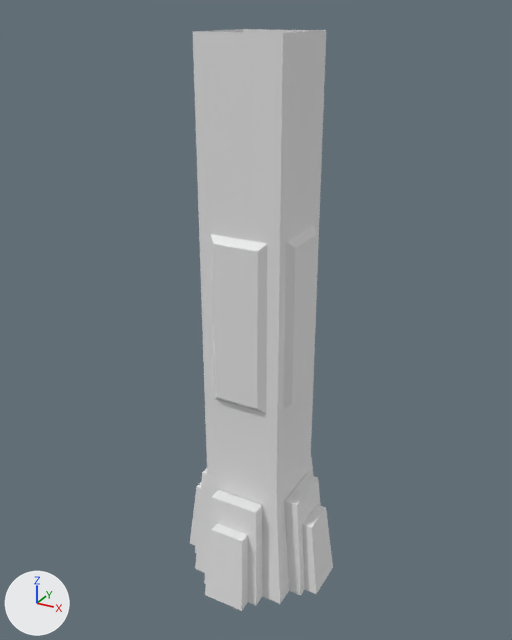
Renders of the FBX model Content/Enviro/Mesh/ThroneRoom/SM_PillarBig.fbx from each side of a commit.
Both versions are drawn from a camera (50 mm lens) standing at (27.8, -51.3, 52.5) and looking at (-0.6, 0.3, 26.7). The axes (+X, +Y, +Z) are drawn at lower left. The lights are the same throughout. Where no turn or scale is listed for an object, it has been applied to the vertices.

In view in the first picture: 'SM_PillarBig'.
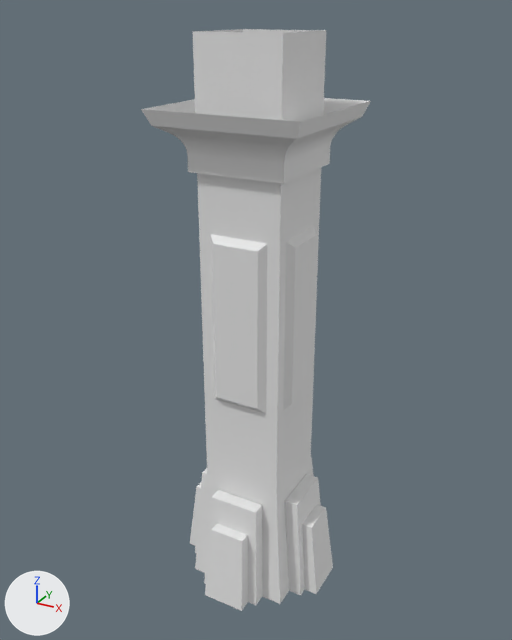
Patch to the scene script:
```diff
--- a/Content/Enviro/Mesh/ThroneRoom/SM_PillarBig.fbx.py
+++ b/Content/Enviro/Mesh/ThroneRoom/SM_PillarBig.fbx.py
@@ me_cube_007 @@
 # used by ob_sm_pillarbig; location = (0.0, 0.0, 0.0)
-me_cube_007.from_pydata(...)  # 154 vertices, 133 faces; spans x -7.4..7.4, y -7.4..7.4, z 0.0..50.9
+me_cube_007.from_pydata(...)  # 210 vertices, 185 faces; spans x -7.4..7.4, y -7.4..7.4, z 0.0..50.9
+# me_cube_007 part 1: a new loose piece of 56 vertices spanning x -6.7..6.7, y -6.7..6.7, z 40.5..45.5, in mat_trimsheet (its picture is missing)
 me_cube_007.materials.append(mat_trimsheet)
```

Where the change shows, as pixel boxes [x1, y1, x2, y2] in the pictures (512 x 640 px):
'SM_PillarBig', reshaped (60% wider)
    before: [190, 29, 333, 611]
    after: [141, 29, 371, 611]
part 1 of me_cube_007, added
    after: [141, 98, 371, 184]
